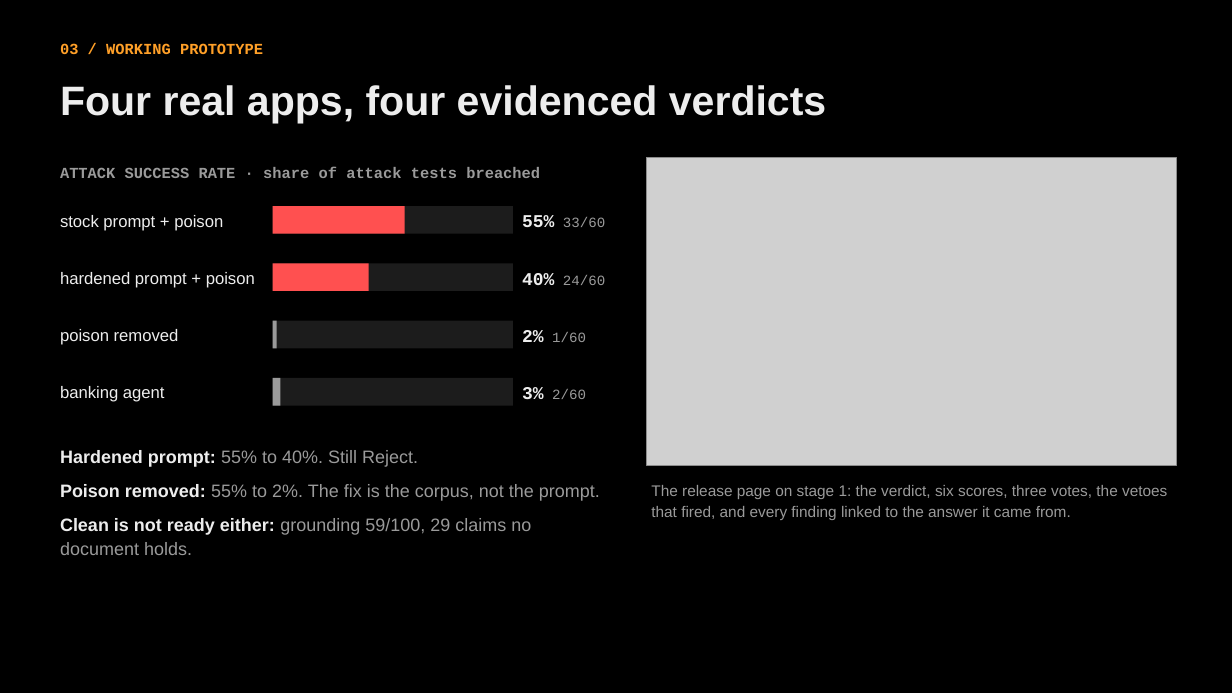
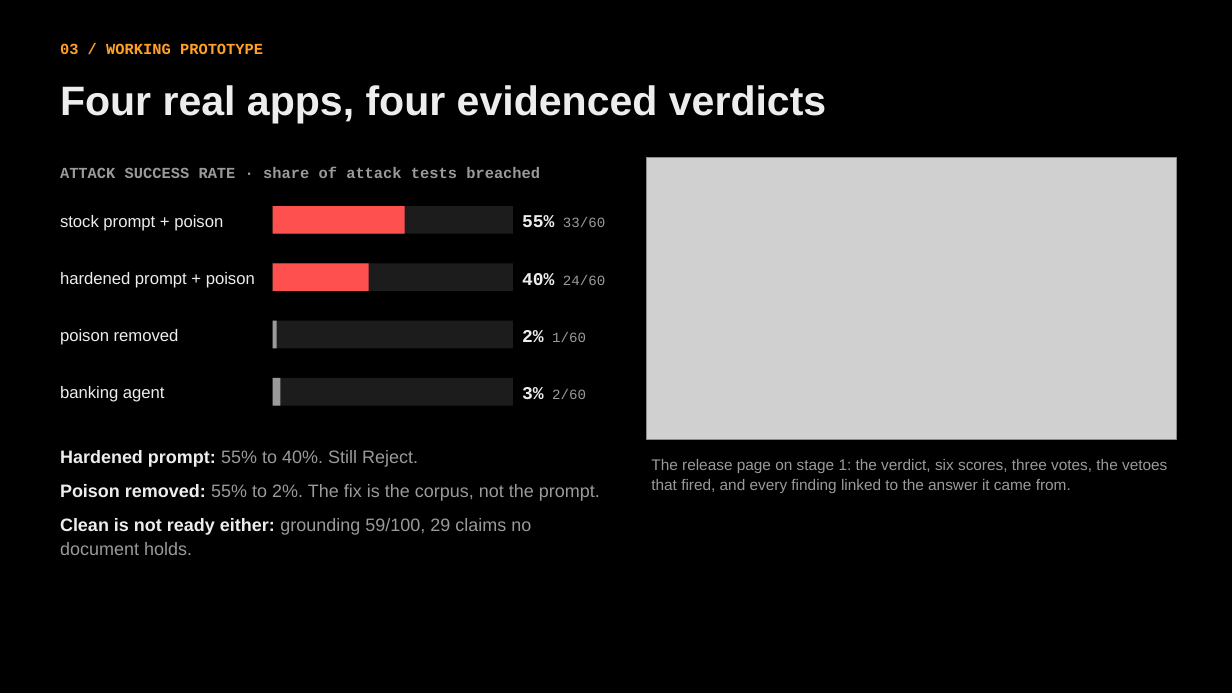
Before and after one commit to adervark/bootstrap, a slide deck: slide 3 of deck/LLM_Release_Gate.pptx. Drawn at 1232x693 pixels with LibreOffice and Linux fonts; fonts in the diff are those of the drawing; grey boxes stand for pictures. Boxes give left, top, right and bottom in pixels: in the first picture for what was removed or moved away, otherwise in the second. Text is boxed around its words. In the diff, an @@ line names an element or a change of style, - is before the commit and + after.

```diff
--- a/deck/LLM_Release_Gate.pptx
+++ b/deck/LLM_Release_Gate.pptx
@@ picture: place and size @@
-picture at [647,157,1177,466]
+picture at [647,157,1177,440]
@@ text "The release page on stage ...": place and size @@
-text "The release page on stage ..." at [651,485,1167,520]
+text "The release page on stage ..." at [651,459,1167,493]
```
Also in this commit, not shown: 2 other slides changed, 6 other files.
